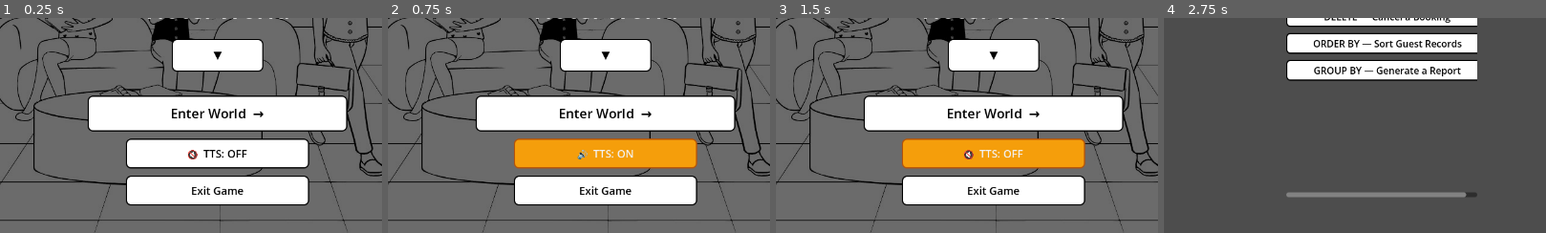
Above: before the commit, frames 1-4 (left to right).
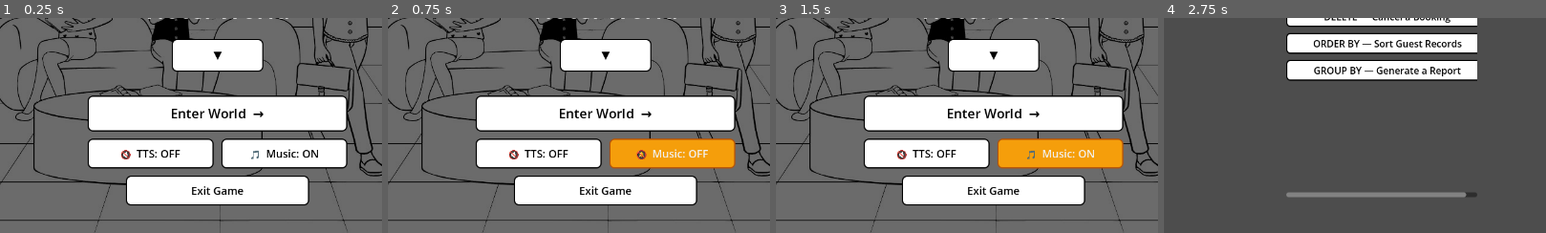
Above: after the commit, the same moments.

Repository: EricNathanCode/C.L.E.D
Game: Godot game, scene res://scene/Main.tscn
The game is run twice, just before and just after one commit, with the same random seed, the same clock (stepped at 60 frames per second) and the same inputs.
Inputs (mouse positions are % of the whole screen's width and height, from its top left):
- Up to frame 1 (0.25 s): no input
- Up to frame 2 (0.75 s): click (59, 82) at 0.5 s, where only the run after the commit has a clickable "🎵 Music: ON"
- Up to frame 3 (1.5 s): click (59, 82) at 1.25 s, where only the run after the commit has a clickable "🔕 Music: OFF"
- Up to frame 4 (2.75 s): click "Enter World →" at 2 s
The pictures show only the part of the screen within x 22-72%, y 50-100%; the shares and areas given below are measured in that part.

The runs differ from the first frame. In frame 1, 4.0% of the frame differs, in the area x 23-91%, y 56-71%; in frame 2, 6.9%; in frame 3, 6.8%; in frame 4, nothing differs.

Commit message:
Phase 18
Added all Worlds Background Music and On and Off Button on Menu

Diff:
--- a/c.l.e.d/scene/Main.tscn
+++ b/c.l.e.d/scene/Main.tscn
@@ -11,6 +11,8 @@
 anchors_preset = 15
 anchor_right = 1.0
 anchor_bottom = 1.0
+grow_horizontal = 2
+grow_vertical = 2
 script = ExtResource("1")
 
 [node name="WorldSelectScreen" parent="." unique_id=69881350 instance=ExtResource("2")]
--- a/c.l.e.d/scene/WorldSelectScreen.tscn
+++ b/c.l.e.d/scene/WorldSelectScreen.tscn
@@ -78,13 +78,23 @@
 
 [node name="TTSButton" type="Button" parent="."]
 layout_mode = 0
-anchor_left = 0.38
+anchor_left = 0.33
 anchor_top = 0.0
-anchor_right = 0.62
+anchor_right = 0.495
 anchor_bottom = 0.0
 offset_top = 562.0
 offset_bottom = 612.0
-text = "🔊  TTS: ON"
+text = "🔇  TTS: OFF"
+
+[node name="MusicButton" type="Button" parent="."]
+layout_mode = 0
+anchor_left = 0.505
+anchor_top = 0.0
+anchor_right = 0.67
+anchor_bottom = 0.0
+offset_top = 562.0
+offset_bottom = 612.0
+text = "🎵  Music: ON"
 
 [node name="ExitButton" type="Button" parent="."]
 layout_mode = 0
--- a/c.l.e.d/scripts/GameManager.gd
+++ b/c.l.e.d/scripts/GameManager.gd
@@ -1,73 +1,34 @@
 extends Node
 # ═══════════════════════════════════════════════════════
 #  GAME MANAGER  —  scripts/GameManager.gd  (Autoload)
-#
-#  Global state + TTS with pitch/rate per character.
-#  No named voice IDs — uses system default voice,
-#  pitch and rate make each character sound unique.
-#
-#  volume: 0–100
-#  pitch:  0.5 = very deep  │  1.0 = normal  │  2.0 = very high
-#  rate:   0.5 = very slow  │  1.0 = normal  │  2.0 = very fast
 # ═══════════════════════════════════════════════════════
 
 var world:     String = ""
 var lesson_id         = null
 
-# ── TTS toggle — persists across scenes ──────────────────
-var tts_enabled: bool = false
+# ── Toggles — persist across scenes ──────────────────
+var tts_enabled:   bool = false
+var music_enabled: bool = true
 
 # ── Voice profiles per character ──────────────────────────
 # Each entry: [volume, pitch, rate]
-# ─────────────────────────────────────────────────────────
 const VOICE_PROFILES: Dictionary = {
-
-	# ── Hotel World ──────────────────────────────────────
-	# guest   — friendly regular guest, warm and casual
 	"guest":           [85, 1.15, 1.05],
-
-	# guest2  — Maya, nervous/timid; higher pitch, hesitates
 	"guest2":          [80, 1.40, 0.85],
-
-	# guest3  — Mr. H, frustrated/angry; loud, deep, fast
 	"guest3":          [95, 0.72, 1.30],
-
-	# mgr     — hotel manager, calm authority; deep and measured
 	"mgr":             [88, 0.68, 0.80],
-
-	# ── Cafe World ───────────────────────────────────────
-	# cafe_customer   — upbeat, cheerful; bright and quick
 	"cafe_customer":   [85, 1.30, 1.10],
-
-	# cafe_supervisor — composed authority; low and steady
 	"cafe_supervisor": [87, 0.75, 0.85],
-
-	# ── Police World ─────────────────────────────────────
-	# citizen  — nervous civilian reporting a case; slightly shaky
 	"citizen":         [80, 1.10, 0.90],
-
-	# chief    — police chief, commanding; very deep and slow/firm
 	"chief":           [93, 0.62, 0.78],
-
-	# ── Library World ────────────────────────────────────
-	# visitor  — curious library visitor; soft and a bit hesitant
 	"visitor":         [78, 1.20, 0.93],
-
-	# librarian — hushed and precise; low volume, deliberate pace
 	"librarian":       [74, 0.88, 0.80],
-
-	# ── Shared ───────────────────────────────────────────
-	# you   — player character; plain neutral voice
 	"you":             [82, 1.00, 1.00],
-
-	# scene — narrator; slightly low, slow and clear
 	"scene":           [78, 0.90, 0.85],
 }
 
-# Fallback if char_key not in VOICE_PROFILES
 const DEFAULT_PROFILE := [80, 1.00, 1.00]
 
-# ─────────────────────────────────────────────────────────
 func speak(text: String, char_key: String = "") -> void:
 	if not tts_enabled:
 		return
--- a/c.l.e.d/scripts/Main.gd
+++ b/c.l.e.d/scripts/Main.gd
@@ -1,31 +1,60 @@
 extends Control
+# ═══════════════════════════════════════════════════════
+#  MAIN  —  scripts/Main.gd
+# ═══════════════════════════════════════════════════════
+
+const BGM_MAP: Dictionary = {
+	"menu":    "res://audio/bgm/Menu.mp3",
+	"hotel":   "res://audio/bgm/Hotel_Lobby.mp3",
+	"cafe":    "res://audio/bgm/Cafe.mp3",
+	"police":  "res://audio/bgm/Police_Station.mp3",
+	"library": "res://audio/bgm/Library.mp3",
+}
+
+var _current_bgm_key: String = ""
 
 func _ready() -> void:
-	_setup_bgm()
+	_setup_bgm_player()
+	_play_bgm("menu")
 	show_screen("world_select")
 
-func _setup_bgm() -> void:
-	# Create the BGM player in code — no tscn dependency
+func _setup_bgm_player() -> void:
 	if has_node("BGM"):
-		return  # already exists, skip
-
+		return
 	var bgm := AudioStreamPlayer.new()
 	bgm.name = "BGM"
 	bgm.bus = "Master"
 	bgm.volume_db = 0.0
 	add_child(bgm)
 
-	var stream = load("res://audio/bgm/Menu.mp3")
+func _play_bgm(key: String) -> void:
+	if not GameManager.music_enabled:
+		return
+	if _current_bgm_key == key and $BGM.playing:
+		return
+	_current_bgm_key = key
+	var stream = load(BGM_MAP.get(key, BGM_MAP["menu"]))
 	if stream == null:
-		push_error("BGM: Could not load res://audio/bgm/Menu.mp3 — check the file is in the right folder")
+		push_error("BGM: Could not load track: " + key)
 		return
-
-	# Force loop on MP3
 	if stream is AudioStreamMP3:
 		stream.loop = true
+	$BGM.stream = stream
+	$BGM.play()
 
-	bgm.stream = stream
-	bgm.play()
+func resume_bgm() -> void:
+	if _current_bgm_key == "":
+		_play_bgm("menu")
+	else:
+		var stream = load(BGM_MAP.get(_current_bgm_key, BGM_MAP["menu"]))
+		if stream and stream is AudioStreamMP3:
+			stream.loop = true
+		if stream:
+			$BGM.stream = stream
+		$BGM.play()
+
+func pause_bgm() -> void:
+	$BGM.stop()
 
 func show_screen(name: String) -> void:
 	$WorldSelectScreen.visible = (name == "world_select")
@@ -33,18 +62,17 @@
 	$GameScreen.visible        = (name == "game")
 	$CompleteScreen.visible    = (name == "complete" or name == "failed")
 
-	if has_node("BGM"):
-		if name == "world_select":
-			if not $BGM.playing:
-				$BGM.play()
-		else:
-			$BGM.stop()
+	match name:
+		"world_select":
+			_play_bgm("menu")
+		"game", "dashboard":
+			_play_bgm(GameManager.world)
+		"complete", "failed":
+			pass
 
 	if name == "dashboard":
 		$DashboardScreen.build_lessons()
-
 	if name == "game":
 		$GameScreen.load_lesson(GameManager.lesson_id)
-
 	if name == "complete" or name == "failed":
 		$CompleteScreen.set_mode(name)
--- a/c.l.e.d/scripts/WorldSelectScreen.gd
+++ b/c.l.e.d/scripts/WorldSelectScreen.gd
@@ -1,10 +1,6 @@
 extends Control
 # ═══════════════════════════════════════════════════════
 #  WORLD SELECT SCREEN  —  scripts/WorldSelectScreen.gd
-#
-#  Carousel-style world picker.
-#  ▲ / ▼ cycle through worlds — background changes live.
-#  "Enter World" confirms and goes to Dashboard.
 # ═══════════════════════════════════════════════════════
 
 const WORLDS: Array = ["hotel", "cafe", "police", "library"]
@@ -23,7 +19,6 @@
 	"library": "res://images/backgrounds/BG_library.png",
 }
 
-# Cache loaded textures so arrow presses are instant
 var _bg_cache: Dictionary = {}
 var _index: int = 0
 
@@ -32,34 +27,32 @@
 	$DownButton.pressed.connect(_on_down)
 	$EnterButton.pressed.connect(_on_enter)
 	$TTSButton.pressed.connect(_on_tts_toggle)
+	$MusicButton.pressed.connect(_on_music_toggle)
 	$ExitButton.pressed.connect(_on_exit)
 
-	# Style buttons — white bg, black border, black text
 	_style_btn($UpButton,    18)
 	_style_btn($DownButton,  18)
 	_style_btn($EnterButton, 22)
 	_style_btn($TTSButton,   18)
+	_style_btn($MusicButton, 18)
 	_style_btn($ExitButton,  18)
 
-	# Style title
 	$Title.add_theme_font_size_override("font_size", 28)
 	$Title.add_theme_color_override("font_color", Color.WHITE)
 
-	# Style world name
 	$WorldName.add_theme_font_size_override("font_size", 42)
 	$WorldName.add_theme_color_override("font_color", Color.WHITE)
 	$WorldName.horizontal_alignment = HORIZONTAL_ALIGNMENT_CENTER
 	$WorldName.vertical_alignment   = VERTICAL_ALIGNMENT_CENTER
 
-	# Pre-load all backgrounds in the background
 	_preload_backgrounds()
 	_update_display()
 	_update_tts_button()
+	_update_music_button()
 
 func _preload_backgrounds() -> void:
 	for world in WORLDS:
-		var path: String = WORLD_BGS[world]
-		var tex := _load_texture(path)
+		var tex := _load_texture(WORLD_BGS[world])
 		if tex:
 			_bg_cache[world] = tex
 
@@ -77,10 +70,18 @@
 
 func _on_tts_toggle() -> void:
 	GameManager.tts_enabled = not GameManager.tts_enabled
-	# Stop any speech immediately if turning off
 	if not GameManager.tts_enabled:
 		GameManager.stop_speaking()
 	_update_tts_button()
+
+func _on_music_toggle() -> void:
+	GameManager.music_enabled = not GameManager.music_enabled
+	var main = get_tree().root.get_node("Main")
+	if GameManager.music_enabled:
+		main.resume_bgm()
+	else:
+		main.pause_bgm()
+	_update_music_button()
 
 func _on_exit() -> void:
 	get_tree().quit()
@@ -88,18 +89,14 @@
 func _update_display() -> void:
 	var world: String = WORLDS[_index]
 	$WorldName.text = WORLD_NAMES[world]
-	if _bg_cache.has(world):
-		$SceneBG.texture = _bg_cache[world]
-	else:
-		$SceneBG.texture = null
+	$SceneBG.texture = _bg_cache.get(world, null)
 
 func _update_tts_button() -> void:
-	if GameManager.tts_enabled:
-		$TTSButton.text = "🔊  TTS: ON"
-	else:
-		$TTSButton.text = "🔇  TTS: OFF"
+	$TTSButton.text = "🔊  TTS: ON" if GameManager.tts_enabled else "🔇  TTS: OFF"
 
-# ── Texture loader (same 3-method fallback as GameScreen) ──
+func _update_music_button() -> void:
+	$MusicButton.text = "🎵  Music: ON" if GameManager.music_enabled else "🔕  Music: OFF"
+
 func _load_texture(res_path: String) -> Texture2D:
 	if ResourceLoader.exists(res_path):
 		var tex := ResourceLoader.load(res_path) as Texture2D
@@ -122,7 +119,6 @@
 		return ImageTexture.create_from_image(img2)
 	return null
 
-# ── Button styling — white bg, black border, black text ──
 func _style_btn(btn: Button, font_size: int) -> void:
 	btn.add_theme_font_size_override("font_size", font_size)
 	btn.add_theme_color_override("font_color", Color.BLACK)
@@ -137,10 +133,10 @@
 	s.content_margin_bottom = 10
 	btn.add_theme_stylebox_override("normal", s)
 	var h := s.duplicate() as StyleBoxFlat
-	h.bg_color = Color("#F59E0B")  # yellow on hover
+	h.bg_color = Color("#F59E0B")
 	h.border_color = Color("#B45309")
 	btn.add_theme_stylebox_override("hover", h)
 	var p := s.duplicate() as StyleBoxFlat
-	p.bg_color = Color("#D97706")   # darker yellow on press
+	p.bg_color = Color("#D97706")
 	p.border_color = Color("#92400E")
 	btn.add_theme_stylebox_override("pressed", p)
Not shown, added: c.l.e.d/audio/bgm/Cafe.mp3.import
Not shown, added: c.l.e.d/audio/bgm/Hotel_Lobby.mp3.import
Not shown, added: c.l.e.d/audio/bgm/Library.mp3.import
Not shown, added: c.l.e.d/audio/bgm/Police_Station.mp3.import
Not shown, added: c.l.e.d/audio/bgm/Cafe.mp3
Not shown, added: c.l.e.d/audio/bgm/Hotel_Lobby.mp3
Not shown, added: c.l.e.d/audio/bgm/Library.mp3
Not shown, added: c.l.e.d/audio/bgm/Police_Station.mp3
